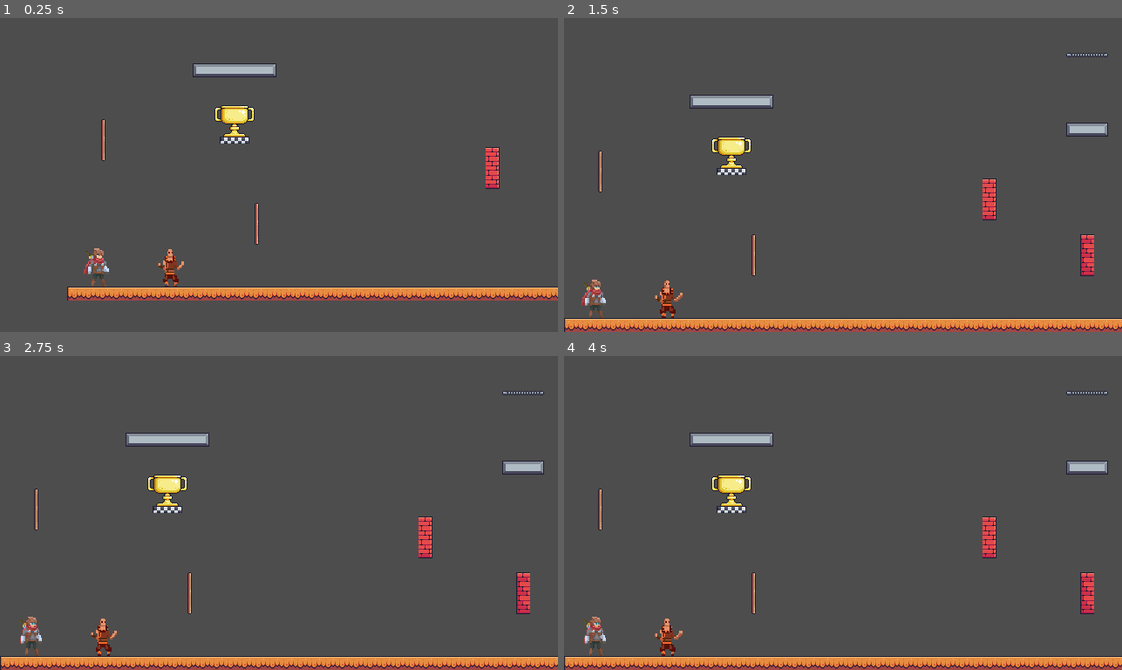
Above: before the commit, frames 1-4 (two rows, left to right).
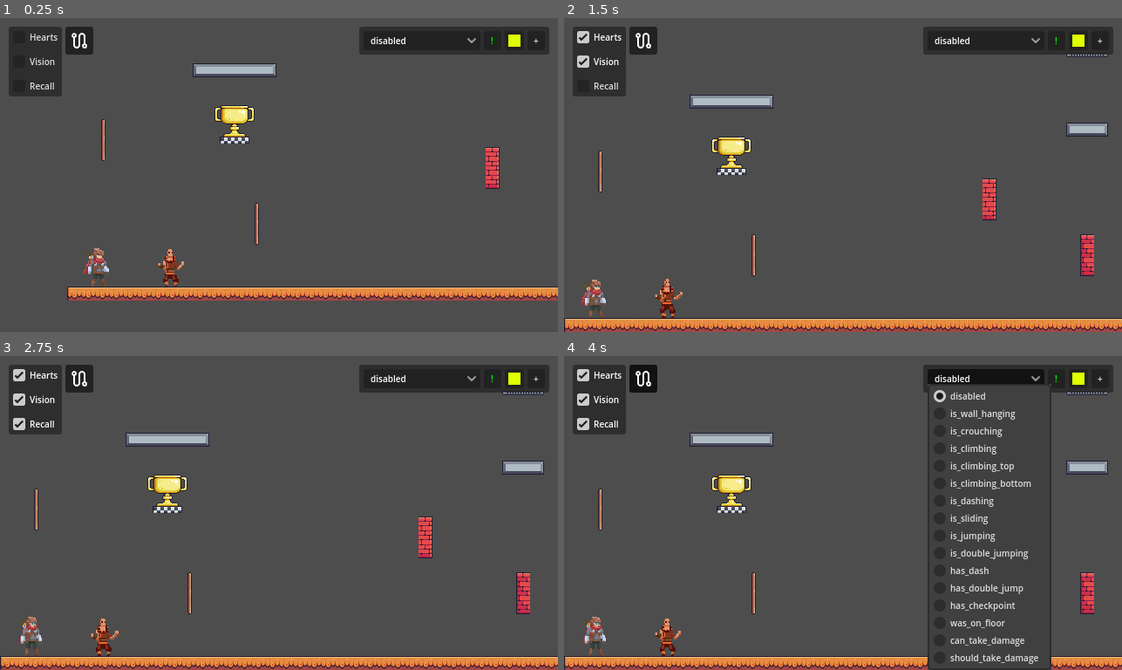
Above: after the commit, the same moments.

Repository: DeVelox/Niro
Game: Godot game, scene res://main.tscn
Two runs of this game, one before a commit and one after it. Both use one fixed random seed, a clock stepped at 60 frames per second and the inputs below.
Inputs (mouse positions are in pixels of both pictures, inside the frame that each line leads up to):
- Up to frame 1 (0.25 s): no input
- Up to frame 2 (1.5 s): click (597, 36) at 0.5 s, where only the run after the commit has a clickable "Hearts"; click (597, 61) at 1.25 s, where only the run after the commit has a clickable "Vision"
- Up to frame 3 (2.75 s): click (33, 425) at 2 s, where only the run after the commit has a clickable "Recall"
- Up to frame 4 (4 s): click (642, 377) at 2.77 s; click (988, 377) at 3.5 s, where only the run after the commit has a clickable "disabled"

The runs differ from the first frame. In frame 1, 5.5% of the frame differs, in the area x 1-99%, y 2-25%; in frame 2, 5.6%; in frame 3, 5.5%; in frame 4, 9.3%, in the area x 1-99%, y 2-100%.

Commit message:
Added path toggle to debug screen

Diff:
--- a/data_store.gd
+++ b/data_store.gd
@@ -6,5 +6,4 @@
 
 var spawn_point: Vector2
 
-var debug_path: Array[Vector2]
 var debug_properties: Array[String]
--- a/prefabs/debug.gd
+++ b/prefabs/debug.gd
@@ -1,11 +1,14 @@
 extends CanvasLayer
 
 const MENU_ROW = preload("res://prefabs/menu_row.tscn")
+const DEBUG_PATH = preload("res://prefabs/debug_path.tscn")
 
-@onready var hearts: CheckBox = $MarginContainer/DebugUpgrades/MarginContainer/VBoxContainer/Hearts
-@onready var vision: CheckBox = $MarginContainer/DebugUpgrades/MarginContainer/VBoxContainer/Vision
-@onready var recall: CheckBox = $MarginContainer/DebugUpgrades/MarginContainer/VBoxContainer/Recall
+var debug_path: Node2D
 
+@onready var hearts: CheckBox = %Hearts
+@onready var vision: CheckBox = %Vision
+@onready var recall: CheckBox = %Recall
+@onready var player: Player = get_parent()
 
 func _ready() -> void:
 	DataStore.debug_properties = _init_properties(owner.get_property_list())
@@ -82,3 +85,11 @@
 			hide()
 		else:
 			show()
+
+
+func _on_path_toggle(toggled_on: bool) -> void:
+	if toggled_on:
+		debug_path = DEBUG_PATH.instantiate()
+		player.add_sibling(debug_path)
+	else:
+		debug_path.queue_free()
--- a/prefabs/debug.tscn
+++ b/prefabs/debug.tscn
@@ -1,6 +1,7 @@
-[gd_scene load_steps=4 format=3 uid="uid://jbo4xpcv06af"]
+[gd_scene load_steps=5 format=3 uid="uid://jbo4xpcv06af"]
 
 [ext_resource type="Script" path="res://prefabs/debug.gd" id="1_htl8g"]
+[ext_resource type="Texture2D" uid="uid://bnkhfi0h3nxvh" path="res://temp/route.png" id="2_15wnm"]
 
 [sub_resource type="Theme" id="Theme_rs50g"]
 default_font_size = 10
@@ -9,7 +10,6 @@
 default_font_size = 10
 
 [node name="Debug" type="CanvasLayer"]
-visible = false
 script = ExtResource("1_htl8g")
 
 [node name="MarginContainer" type="MarginContainer" parent="."]
@@ -23,43 +23,62 @@
 theme_override_constants/margin_right = 10
 theme_override_constants/margin_bottom = 10
 
-[node name="DebugUpgrades" type="PanelContainer" parent="MarginContainer"]
+[node name="HBoxContainer" type="HBoxContainer" parent="MarginContainer"]
+layout_mode = 2
+
+[node name="DebugUpgrades" type="PanelContainer" parent="MarginContainer/HBoxContainer"]
 layout_mode = 2
 size_flags_horizontal = 0
 size_flags_vertical = 0
 theme = SubResource("Theme_rs50g")
 
-[node name="MarginContainer" type="MarginContainer" parent="MarginContainer/DebugUpgrades"]
+[node name="MarginContainer" type="MarginContainer" parent="MarginContainer/HBoxContainer/DebugUpgrades"]
 layout_mode = 2
 
-[node name="VBoxContainer" type="VBoxContainer" parent="MarginContainer/DebugUpgrades/MarginContainer"]
+[node name="VBoxContainer" type="VBoxContainer" parent="MarginContainer/HBoxContainer/DebugUpgrades/MarginContainer"]
 layout_mode = 2
 
-[node name="Hearts" type="CheckBox" parent="MarginContainer/DebugUpgrades/MarginContainer/VBoxContainer"]
+[node name="Hearts" type="CheckBox" parent="MarginContainer/HBoxContainer/DebugUpgrades/MarginContainer/VBoxContainer"]
+unique_name_in_owner = true
 layout_mode = 2
 focus_mode = 0
 text = "Hearts"
 
-[node name="Vision" type="CheckBox" parent="MarginContainer/DebugUpgrades/MarginContainer/VBoxContainer"]
+[node name="Vision" type="CheckBox" parent="MarginContainer/HBoxContainer/DebugUpgrades/MarginContainer/VBoxContainer"]
+unique_name_in_owner = true
 layout_mode = 2
 focus_mode = 0
 text = "Vision"
 
-[node name="Recall" type="CheckBox" parent="MarginContainer/DebugUpgrades/MarginContainer/VBoxContainer"]
+[node name="Recall" type="CheckBox" parent="MarginContainer/HBoxContainer/DebugUpgrades/MarginContainer/VBoxContainer"]
+unique_name_in_owner = true
 layout_mode = 2
 focus_mode = 0
 text = "Recall"
 
-[node name="DebugProperties" type="PanelContainer" parent="MarginContainer"]
+[node name="DebugPath" type="PanelContainer" parent="MarginContainer/HBoxContainer"]
 layout_mode = 2
-size_flags_horizontal = 8
+size_flags_horizontal = 0
+size_flags_vertical = 0
+
+[node name="PathToggle" type="Button" parent="MarginContainer/HBoxContainer/DebugPath"]
+custom_minimum_size = Vector2(20, 20)
+layout_mode = 2
+focus_mode = 0
+toggle_mode = true
+icon = ExtResource("2_15wnm")
+
+[node name="DebugProperties" type="PanelContainer" parent="MarginContainer/HBoxContainer"]
+layout_mode = 2
+size_flags_horizontal = 10
 size_flags_vertical = 0
 theme = SubResource("Theme_whi27")
 
-[node name="MenuList" type="VBoxContainer" parent="MarginContainer/DebugProperties"]
+[node name="MenuList" type="VBoxContainer" parent="MarginContainer/HBoxContainer/DebugProperties"]
 unique_name_in_owner = true
 layout_mode = 2
 
-[connection signal="toggled" from="MarginContainer/DebugUpgrades/MarginContainer/VBoxContainer/Hearts" to="." method="_on_hearts_toggled"]
-[connection signal="toggled" from="MarginContainer/DebugUpgrades/MarginContainer/VBoxContainer/Vision" to="." method="_on_vision_toggled"]
-[connection signal="toggled" from="MarginContainer/DebugUpgrades/MarginContainer/VBoxContainer/Recall" to="." method="_on_recall_toggled"]
+[connection signal="toggled" from="MarginContainer/HBoxContainer/DebugUpgrades/MarginContainer/VBoxContainer/Hearts" to="." method="_on_hearts_toggled"]
+[connection signal="toggled" from="MarginContainer/HBoxContainer/DebugUpgrades/MarginContainer/VBoxContainer/Vision" to="." method="_on_vision_toggled"]
+[connection signal="toggled" from="MarginContainer/HBoxContainer/DebugUpgrades/MarginContainer/VBoxContainer/Recall" to="." method="_on_recall_toggled"]
+[connection signal="toggled" from="MarginContainer/HBoxContainer/DebugPath/PathToggle" to="." method="_on_path_toggle"]
--- a/prefabs/debug_path.gd
+++ b/prefabs/debug_path.gd
@@ -2,6 +2,7 @@
 
 @export_range(0.0, 1.0) var opacity: float = 0.5
 var pos: Vector2
+var debug_path: Array[Vector2]
 @onready var player: Player = $"../Player"
 
 
@@ -16,16 +17,16 @@
 
 
 func _draw() -> void:
-	draw_polyline(DataStore.debug_path, Color.GREEN, 2)
+	draw_polyline(debug_path, Color.GREEN, 2)
 
 
 func _init_path() -> void:
 	modulate.a = opacity
-	DataStore.debug_path.append(player.global_position)
+	debug_path.append(player.global_position)
 
 
 func _draw_path() -> void:
 	pos = player.global_position
-	if DataStore.debug_path.back() != pos:
-		DataStore.debug_path.append(pos)
+	if debug_path.back() != pos:
+		debug_path.append(pos)
 		queue_redraw()
Binary file added: temp/route.png
Not shown, added: temp/route.png.import
